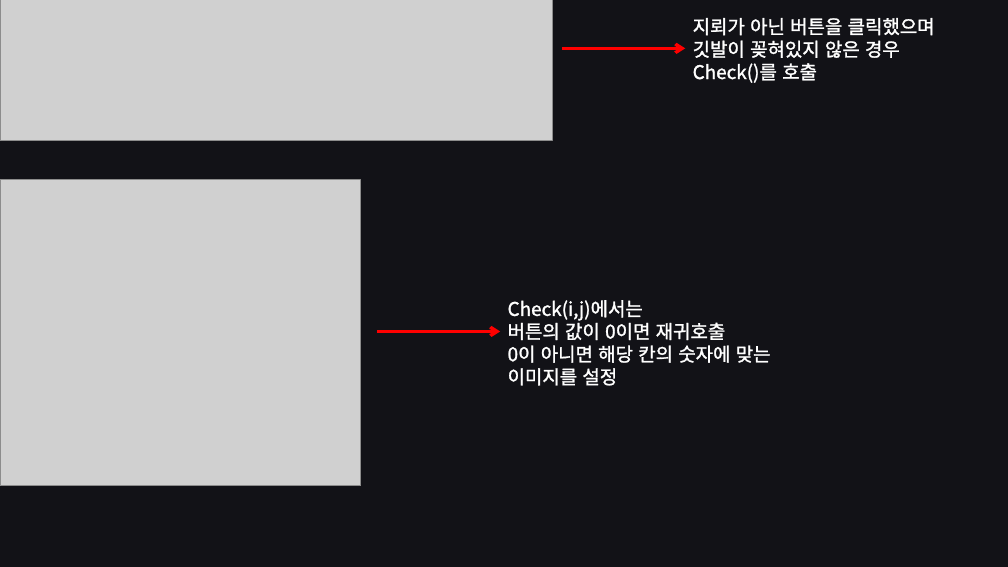
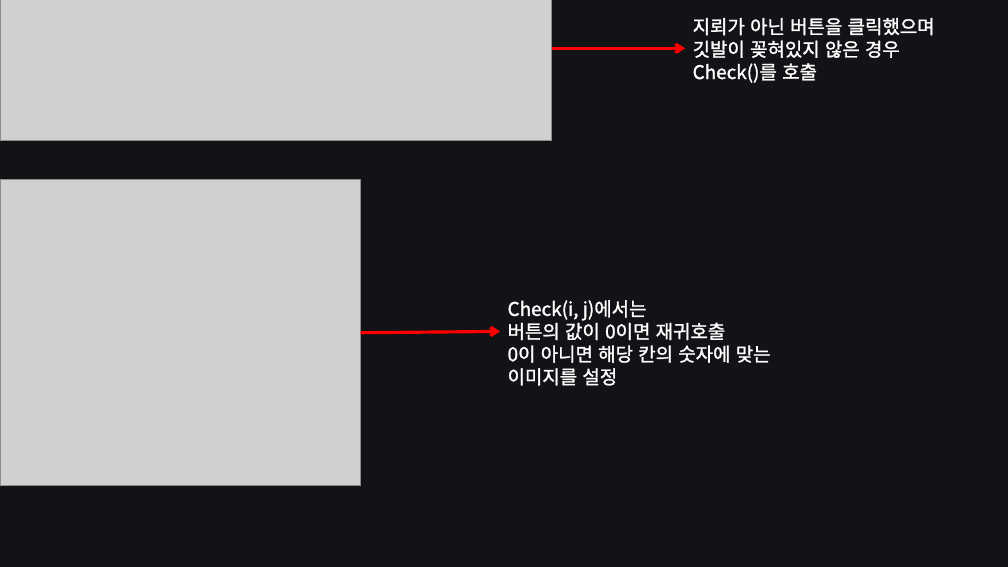
Before and after one commit to JungHoYoung/OSS_A, a slide deck: slide 12 of OSS_A조 - MineSweeper_1.pptx. Drawn at 1008x567 pixels with LibreOffice and Linux fonts; fonts in the diff are those of the drawing; grey boxes stand for pictures. Boxes give left, top, right and bottom in pixels: in the first picture for what was removed or moved away, otherwise in the second. Text is boxed around its words. In the diff, an @@ line names an element or a change of style, - is before the commit and + after.

```diff
--- a/OSS_A조 - MineSweeper_1.pptx
+++ b/OSS_A조 - MineSweeper_1.pptx
@@ arrow moved from (563, 48) - (685, 48) to (552, 48) - (685, 48) @@
@@ text at [508,300,726,341]: spaces changed @@
-Check(i,j)에서는
-버튼의 값이 0이면 재귀호출
+Check(i, j)에서는
+버튼의 값이 0이면 재귀호출
@@ arrow moved from (377, 331) - (501, 331) to (361, 333) - (501, 331) @@
```
Also in this commit, not shown: 5 other slides changed.
